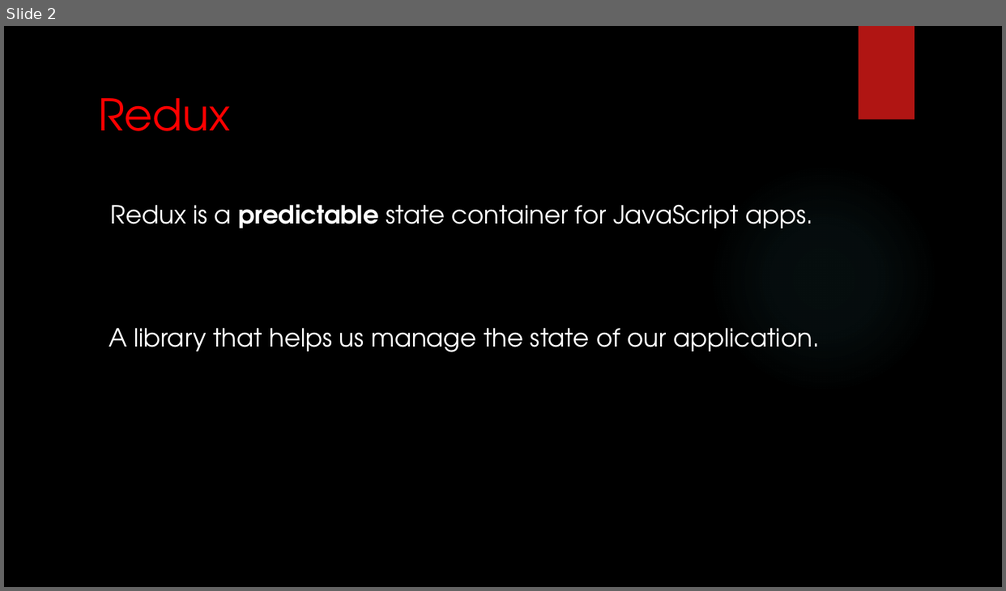
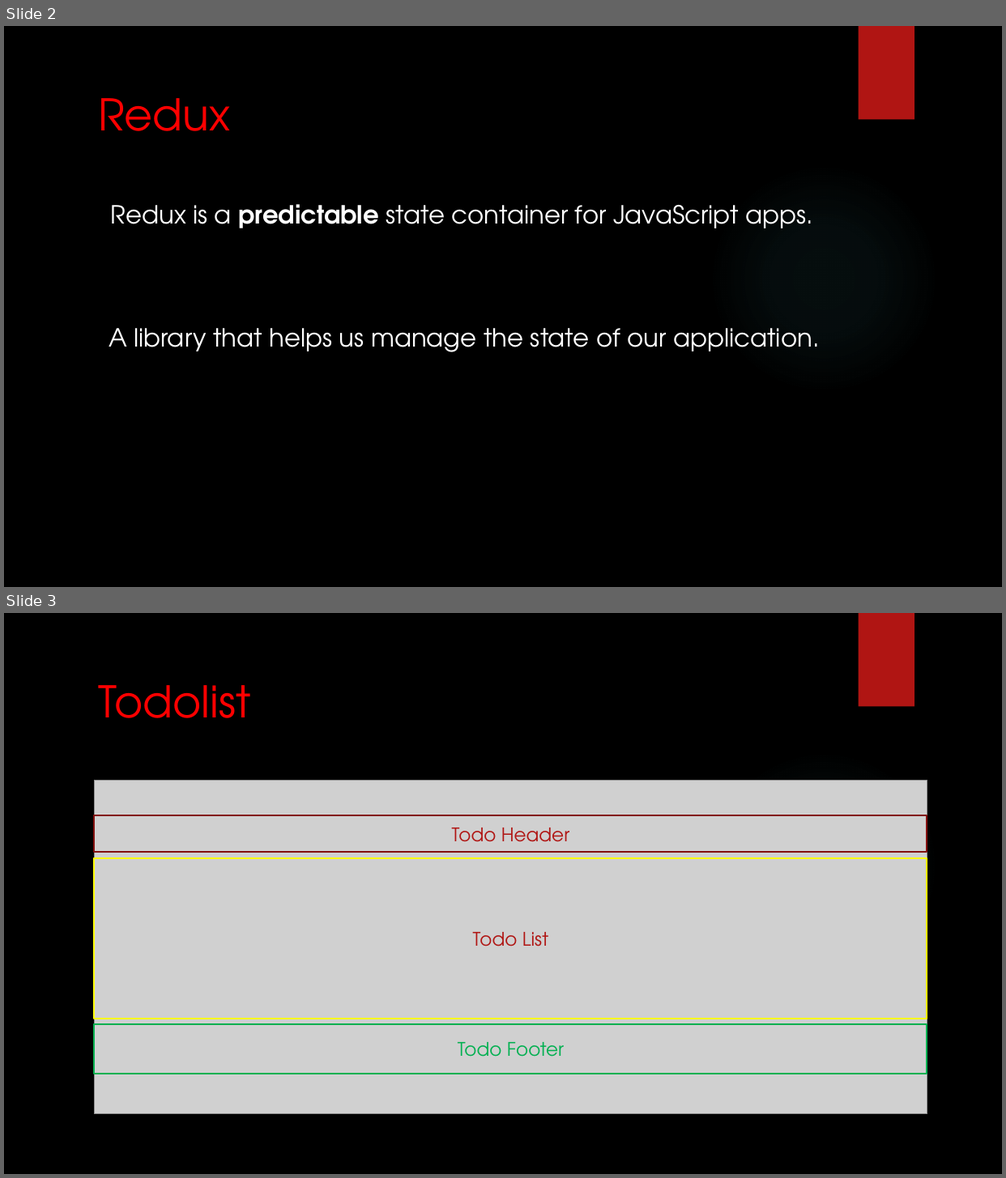
Before and after one commit to HideMode/angular4-todo, a slide deck: Introduction to Redux for Angular2.pptx. Shown one above the other, each under a label of ours: slide 2 before the commit, slides 2 and 3 after it. The pictures are 1006x591 and 1006x1178 pixels, drawn with LibreOffice and Linux fonts; fonts in the diff are those of the drawing; grey boxes stand for pictures; background and template pictures are left out. Boxes give left, top, right and bottom in pixels: in the first picture for what was removed or moved away, otherwise in the second. Text is boxed around its words. In the diff, an @@ line names an element or a change of style, - is before the commit and + after.

```diff
--- a/Introduction to Redux for Angular2.pptx
+++ b/Introduction to Redux for Angular2.pptx
@@ slide 3 added at bbox=[4, 613, 1002, 1174], background picture (left out); not listed: 2 template elements that a slide beside it also shows @@
@@ title added at bbox=[98, 685, 251, 718], 42 pt, text #FF0000 @@
+Todolist
@@ picture added at bbox=[95, 781, 928, 1114] @@
@@ rectangle added at bbox=[95, 815, 928, 852], outline #82100E 1.5 pt, 18 pt, text #B01513 @@
+Todo Header
@@ rectangle added at bbox=[95, 858, 928, 1019], outline #FFFF00 1.5 pt, 18 pt, text #B01513 @@
+Todo List
@@ rectangle added at bbox=[95, 1024, 928, 1074], outline #00B050 1.5 pt, 18 pt, text #00B050 @@
+Todo Footer
```
Also in this commit, not shown: 6 other slides added, 2 slides removed, 9 other files.
